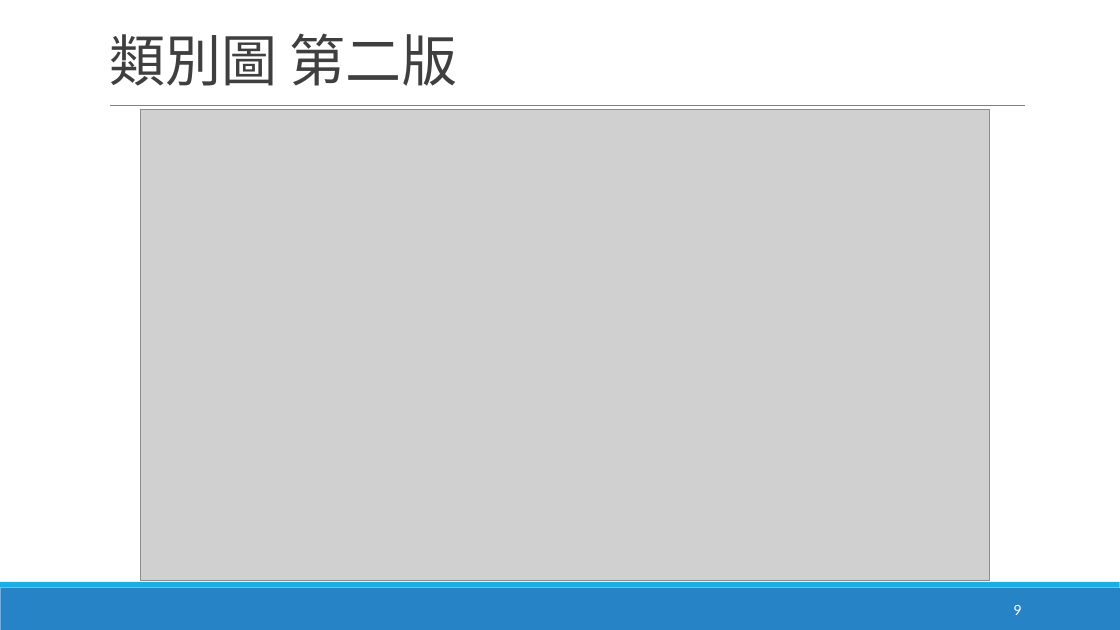
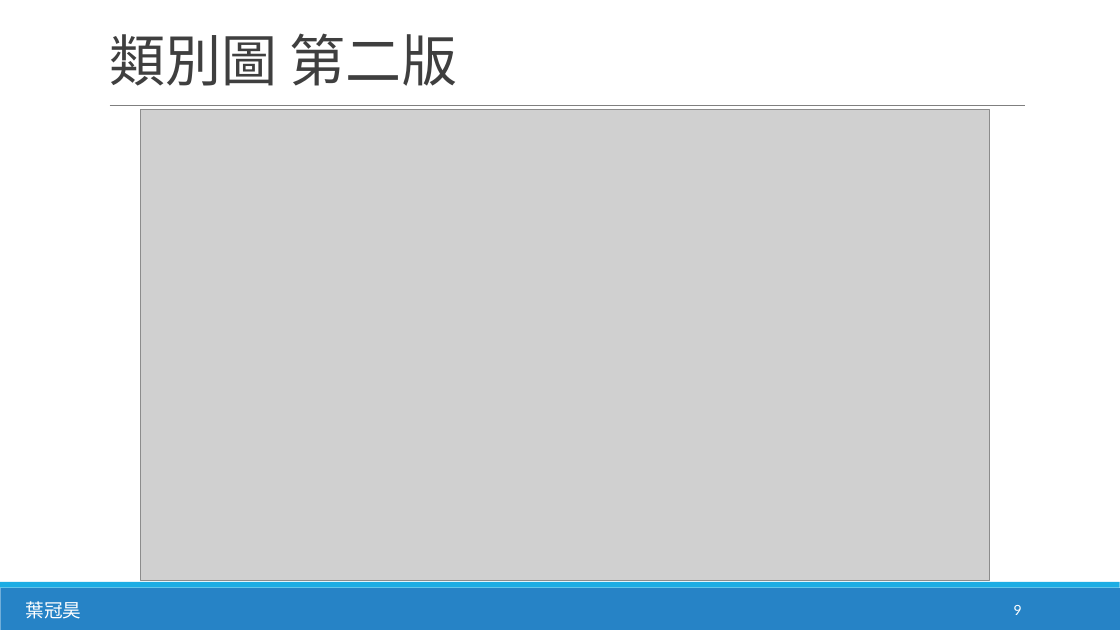
Before and after one commit to NightHao/Software_Engineering, a slide deck: slide 9 of 軟工報告/軟體工程第三四章報告ch3&4_v0.pptx. Drawn at 1120x630 pixels with LibreOffice and Linux fonts; fonts in the diff are those of the drawing; grey boxes stand for pictures. Boxes give left, top, right and bottom in pixels: in the first picture for what was removed or moved away, otherwise in the second. Text is boxed around its words. In the diff, an @@ line names an element or a change of style, - is before the commit and + after.

```diff
--- a/軟工報告/軟體工程第三四章報告ch3&4_v0.pptx
+++ b/軟工報告/軟體工程第三四章報告ch3&4_v0.pptx
@@ text added at (x1=25, y1=601, x2=81, y2=619), 12 pt, text #FFFFFF @@
+葉冠昊
```
Also in this commit, not shown: 20 other slides changed.
